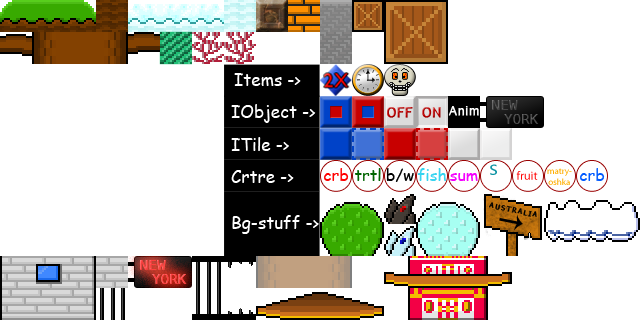
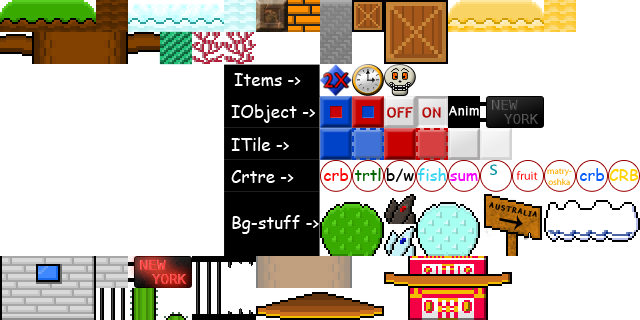
Layers edited between the first and the second (640, 320) image:
added layer "Layer 49" above "Layer 48" over <box>164,312,188,320</box>
added layer "Layer 48" above "Layer 38" over <box>130,288,158,320</box>
added layer "Grass Brightest" above "Layer 36" over <box>448,0,544,32</box>
added layer "CRB" above "Shape 2 copy 9" over <box>609,169,639,181</box>
added layer "Shape 2 copy 9" above "crb" over <box>608,160,640,192</box>
added layer "Layer 47" above "Layer 5" over <box>544,0,576,32</box>
